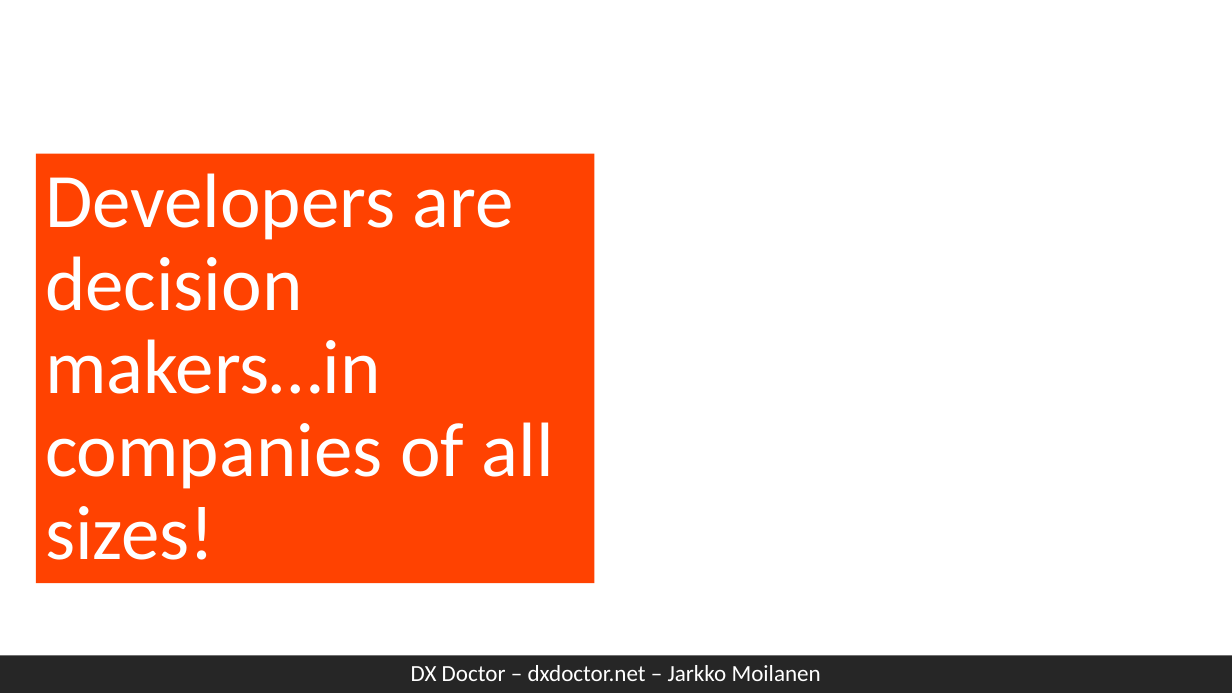
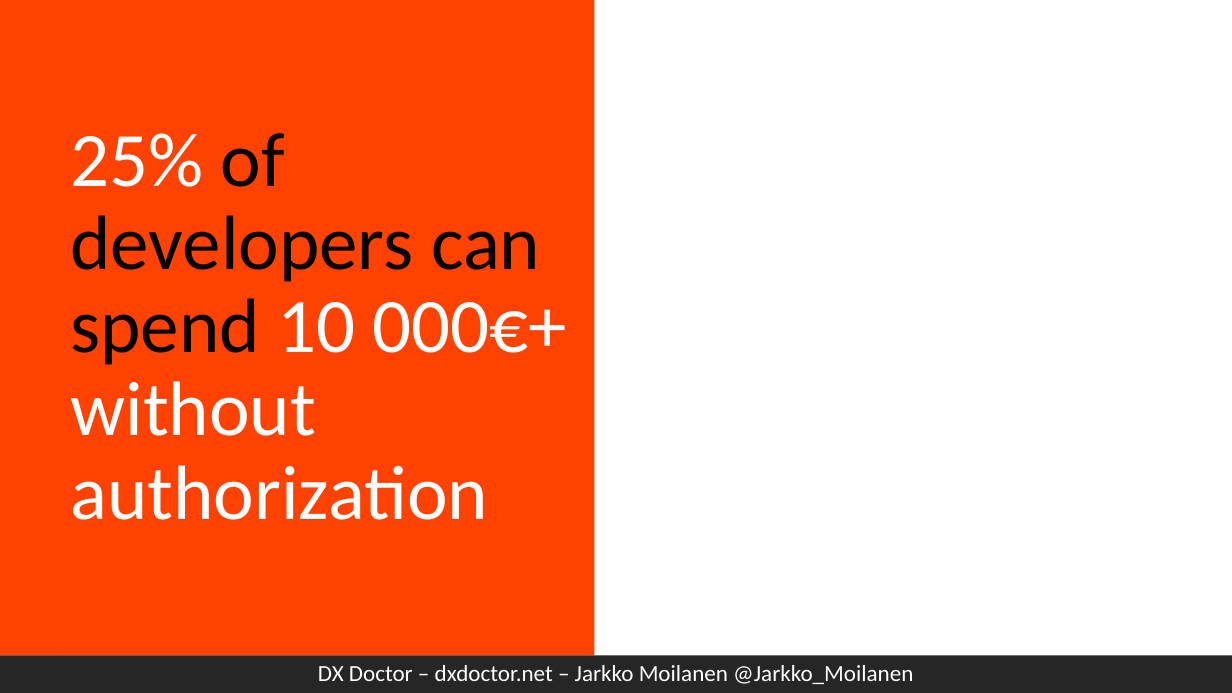
Before and after one commit to kyyberi/dxdoctor, a slide deck: slide 8 of presentations/issue-nov-2019.pptx (slide 2 before the commit). Drawn at 1232x693 pixels with LibreOffice and Linux fonts; fonts in the diff are those of the drawing; background and template pictures are left out. Boxes give left, top, right and bottom in pixels: in the first picture for what was removed or moved away, otherwise in the second. Text is boxed around its words. In the diff, an @@ line names an element or a change of style, - is before the commit and + after.

```diff
--- a/presentations/issue-nov-2019.pptx
+++ b/presentations/issue-nov-2019.pptx
@@ rectangle added at box(0, 0, 61, 655), fill #FF4201 @@
@@ title "25% of developers can spend ...": place and size @@
-title "25% of developers can spend ..." at box(36, 153, 595, 583)
+title "25% of developers can spend ..." at box(61, 0, 594, 655)
@@ title at box(70, 133, 567, 520): text changed @@
-Developers are decision makers…in companies of all sizes!
+25% of developers can spend 10 000€+ without authorization
@@ text in rectangle at box(318, 665, 913, 684): text changed @@
-DX Doctor – dxdoctor.net – Jarkko Moilanen
+DX Doctor – dxdoctor.net – Jarkko Moilanen @Jarkko_Moilanen
```
Also in this commit, not shown: 5 other slides changed, 11 slides added, 1 other file.
